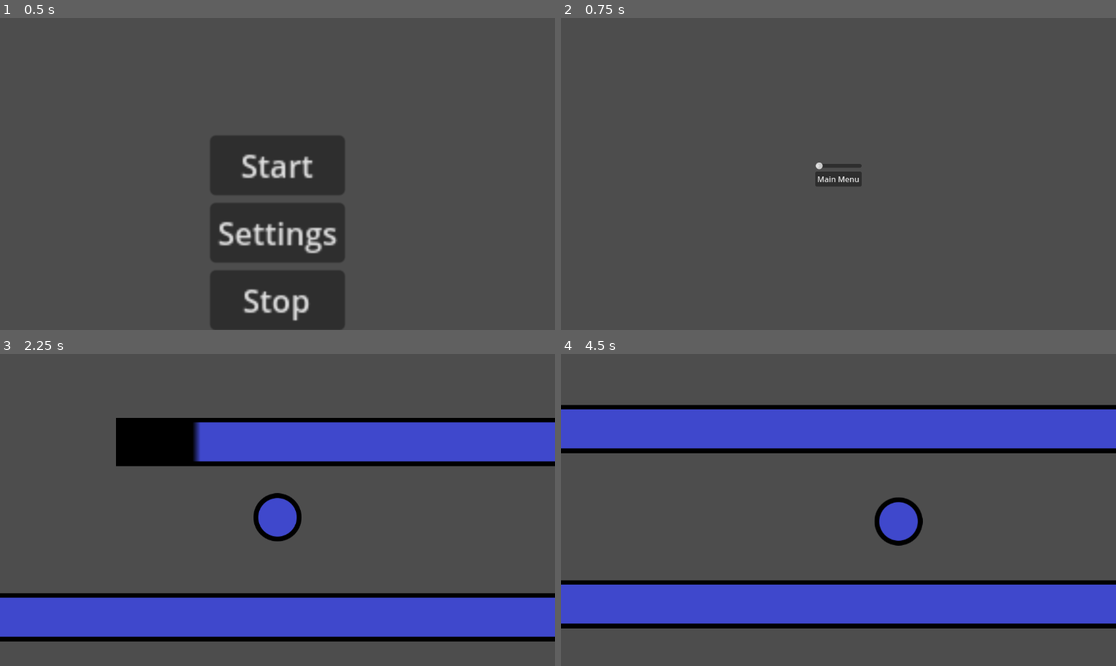
Above: before the commit, frames 1-4 (two rows, left to right).
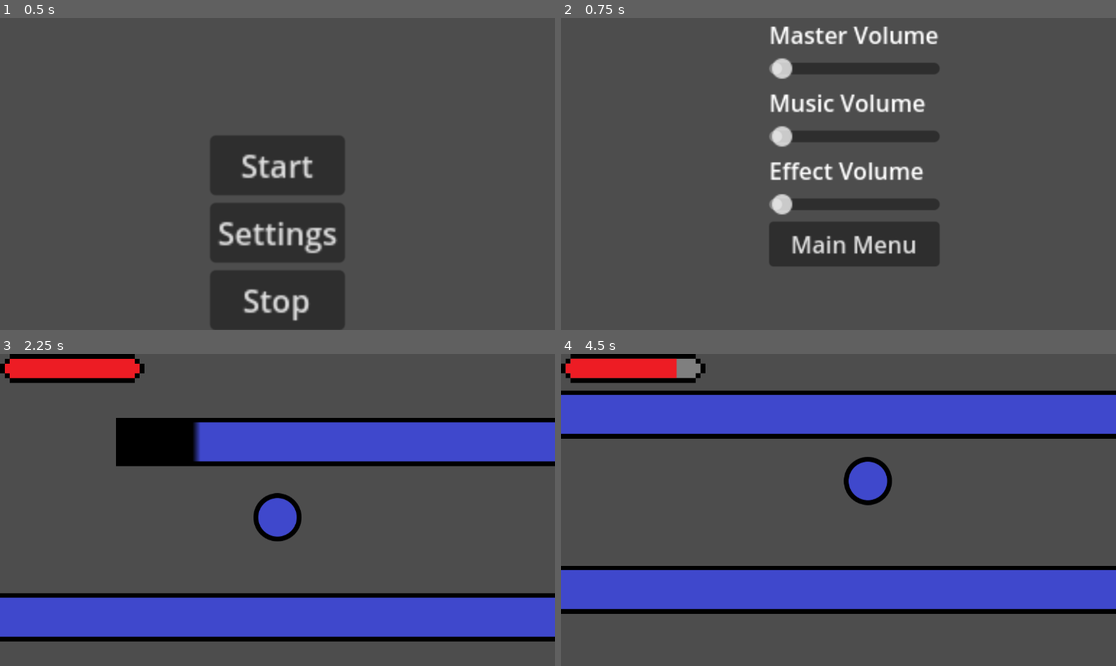
Above: after the commit, the same moments.

Repository: MetalBoy0/Bulgeon
Game: Godot game, scene res://Main Menu/MainMenu.tscn
The game is run twice, just before and just after one commit, with the same random seed, the same clock (stepped at 60 frames per second) and the same inputs.
Inputs (mouse positions are in pixels of both pictures, inside the frame that each line leads up to):
- Up to frame 1 (0.5 s): no input
- Up to frame 2 (0.75 s): click "Settings" at 0.5 s
- Up to frame 3 (2.25 s): click "Main Menu" at 1.25 s; click "Start" at 2 s
- Up to frame 4 (4.5 s): move the mouse to (960, 494) at 2.77 s; hold D (move_right) 2.78-4.28 s; tap W (jump) at 2.85, 3.02, 3.32, 3.6, 3.77, 4.07, 4.35 s; click (960, 494) at 2.92 s; move the mouse to (727, 525) at 3.52 s; click (727, 525) at 3.67 s; move the mouse to (894, 441) at 4.27 s; hold A (move_left) from 4.28 s (still down); click (894, 441) at 4.42 s

Frame 1 is identical in both runs. In frame 2, 10% of the frame differs, in the area x 37-69%, y 2-80%; in frame 3, 2.3%; in frame 4, 29%, in the area x 0-100%, y 0-88%.

Commit message:
Added Health Bar and Settings

Diff:
--- /dev/null
+++ b/CanvasLayer.gd
@@ -0,0 +1,11 @@
+extends CanvasLayer
+
+
+# Called when the node enters the scene tree for the first time.
+func _ready():
+	pass # Replace with function body.
+
+
+# Called every frame. 'delta' is the elapsed time since the previous frame.
+func _process(delta):
+	pass
--- /dev/null
+++ b/HealthBar.gd
@@ -0,0 +1,14 @@
+extends TextureProgressBar
+
+@export var player: CharacterBody2D
+@export var camera: Camera2D
+@export var offset: Vector2
+func update():
+	value = player.currentHealth * 100 / player.maxHealth
+# Called when the node enters the scene tree for the first time.
+func _ready():
+	player.healthChanged.connect(update)
+	update()
+# Gets position where health bar should be.
+func _process(delta):
+	position = camera.get_screen_center_position() - camera.get_viewport_rect().size / 2 + offset
--- a/Main Menu/MainMenu.gd
+++ b/Main Menu/MainMenu.gd
@@ -1,14 +1,14 @@
 extends Control
 
 
-
+#Goes To Main Scene
 func _on_start_pressed():
 	get_tree().change_scene_to_file("res://Main.tscn")
 
+#Goes To Settings Scene
+func _on_settings_pressed():
+	get_tree().change_scene_to_file("res://Settings/Settings.tscn")
 
-func _on_settings_pressed():
-	get_tree().change_scene_to_file("res://Settings.tscn")
-
-
+#Quits Out Of Godot
 func _on_stop_pressed():
 	get_tree().quit()
--- a/Main.tscn
+++ b/Main.tscn
@@ -1,8 +1,11 @@
-[gd_scene load_steps=7 format=3 uid="uid://bucsmlh87n4b4"]
+[gd_scene load_steps=10 format=3 uid="uid://bucsmlh87n4b4"]
 
 [ext_resource type="Script" path="res://Player Stuff/PlayerContoller.gd" id="1_ul7q4"]
 [ext_resource type="Texture2D" uid="uid://b8lvvprvqcbhb" path="res://Player Stuff/Animation/Anim.png" id="2_nam2j"]
 [ext_resource type="Texture2D" uid="uid://c14vqarvjf4in" path="res://TestObsticals/Wall.png" id="3_bsgji"]
+[ext_resource type="Texture2D" uid="uid://hjktynu43c1q" path="res://Player Stuff/Health/Health_Bar_Under.png" id="3_mo4hd"]
+[ext_resource type="Texture2D" uid="uid://cjx7xk3la1t25" path="res://Player Stuff/Health/Health_Bar_Progress.png" id="4_umhaq"]
+[ext_resource type="Script" path="res://HealthBar.gd" id="5_d3018"]
 
 [sub_resource type="CircleShape2D" id="CircleShape2D_tvq21"]
 radius = 50.01
@@ -14,24 +17,28 @@
 
 [node name="Node2D" type="Node2D"]
 
-[node name="CharacterBody2D" type="CharacterBody2D" parent="."]
+[node name="CharacterBody2D" type="CharacterBody2D" parent="." node_paths=PackedStringArray("hurtBox", "hurtTimer")]
 script = ExtResource("1_ul7q4")
-maxSpeed = 1000.0
-jumpForce = 700.0
+maxHealth = 100
+hurtBox = NodePath("CollisionShape2D")
+hurtTimer = NodePath("Timer")
 
 [node name="Sprite2D" type="Sprite2D" parent="CharacterBody2D"]
 texture = ExtResource("2_nam2j")
 
 [node name="PlayerCamera" type="Camera2D" parent="CharacterBody2D"]
 process_callback = 0
-position_smoothing_enabled = true
 drag_horizontal_enabled = true
 drag_vertical_enabled = true
+editor_draw_screen = false
 editor_draw_drag_margin = true
 
 [node name="CollisionShape2D" type="CollisionShape2D" parent="CharacterBody2D"]
 shape = SubResource("CircleShape2D_tvq21")
 one_way_collision_margin = 36.5
+
+[node name="Timer" type="Timer" parent="CharacterBody2D"]
+wait_time = 0.25
 
 [node name="Wall" type="Node2D" parent="."]
 position = Vector2(1, 223)
@@ -77,3 +84,20 @@
 shape = SubResource("RectangleShape2D_opgwy")
 one_way_collision_margin = 55.0
 debug_color = Color(0, 0.60052, 0.696994, 0.42)
+
+[node name="CanvasLayer" type="CanvasLayer" parent="."]
+process_mode = 3
+follow_viewport_enabled = true
+
+[node name="TextureProgressBar" type="TextureProgressBar" parent="CanvasLayer" node_paths=PackedStringArray("player", "camera")]
+z_index = 1
+z_as_relative = false
+offset_left = -500.0
+offset_top = -250.0
+offset_right = -200.0
+offset_bottom = -190.0
+texture_under = ExtResource("3_mo4hd")
+texture_progress = ExtResource("4_umhaq")
+script = ExtResource("5_d3018")
+player = NodePath("../../CharacterBody2D")
+camera = NodePath("../../CharacterBody2D/PlayerCamera")
--- a/Player Stuff/PlayerContoller.gd
+++ b/Player Stuff/PlayerContoller.gd
@@ -1,9 +1,17 @@
 extends CharacterBody2D
+
+signal healthChanged
 
 @export var maxSpeed: float = 500
 @export var acceleration: float = 50;
 @export var gravity: float = 1000
 @export var jumpForce: float = 500
+@export var maxHealth: int;
+@onready var currentHealth: int = maxHealth
+@export var hurtBox: CollisionShape2D
+@export var hurtTimer: Timer
+
+var isHurt: bool = false
 
 # Called when the node enters the scene tree for the first time.
 
@@ -24,9 +32,24 @@
 	if !is_on_floor():
 		velocity.y += gravity * delta
 	move_and_slide()
+	if !isHurt:
+		if Input.is_mouse_button_pressed(MOUSE_BUTTON_LEFT):
+			#hurtByEnemy(hurtBox)
+			hurtByEnemy()
+		#for area in hurtBox.get_overlapping_areas():
+			#if area.name == "hitbox":
+				#hurtByEnemy(area)
 
-
-
+#func hurtByEnemy(area):
+func hurtByEnemy():
+	currentHealth -= 10 #enemyDamage
+	if currentHealth < 0:
+		currentHealth = maxHealth
+	isHurt = true
+	hurtTimer.start()
+	await hurtTimer.timeout
+	isHurt = false
+	healthChanged.emit()
 func _ready():
 	pass # Replace with function body.
 
@@ -34,4 +57,5 @@
 
 # Called every frame. 'delta' is the elapsed time since the previous frame.
 func _process(delta):
-	pass
+	if Input.is_key_pressed(KEY_ESCAPE):
+		get_tree().change_scene_to_file("res://Main Menu/MainMenu.tscn")
--- a/Settings.tscn
+++ /dev/null
@@ -1,38 +0,0 @@
-[gd_scene load_steps=2 format=3 uid="uid://ciducktrylvd"]
-
-[ext_resource type="Script" path="res://Settings.gd" id="1_kwt8s"]
-
-[node name="Settings" type="Control"]
-layout_mode = 3
-anchors_preset = 15
-anchor_right = 1.0
-anchor_bottom = 1.0
-grow_horizontal = 2
-grow_vertical = 2
-script = ExtResource("1_kwt8s")
-
-[node name="MarginContainer" type="MarginContainer" parent="."]
-layout_mode = 1
-anchors_preset = 8
-anchor_left = 0.5
-anchor_top = 0.5
-anchor_right = 0.5
-anchor_bottom = 0.5
-offset_left = -20.0
-offset_top = -20.0
-offset_right = 20.0
-offset_bottom = 20.0
-grow_horizontal = 2
-grow_vertical = 2
-
-[node name="VBoxContainer" type="VBoxContainer" parent="MarginContainer"]
-layout_mode = 2
-
-[node name="HSlider" type="HSlider" parent="MarginContainer/VBoxContainer"]
-layout_mode = 2
-
-[node name="MainMenu" type="Button" parent="MarginContainer/VBoxContainer"]
-layout_mode = 2
-text = "Main Menu"
-
-[connection signal="pressed" from="MarginContainer/VBoxContainer/MainMenu" to="." method="_on_main_menu_pressed"]
--- a/Settings.gd
+++ b/Settings/Settings.gd
@@ -1,6 +1,6 @@
 extends Control
 
 
-
+#Go Back To Main Menu Scene
 func _on_main_menu_pressed():
 	get_tree().change_scene_to_file("res://Main Menu/MainMenu.tscn")
--- /dev/null
+++ b/Settings/Settings.tscn
@@ -0,0 +1,58 @@
+[gd_scene load_steps=3 format=3 uid="uid://ciducktrylvd"]
+
+[ext_resource type="Script" path="res://Settings/Settings.gd" id="1_uel2v"]
+[ext_resource type="Script" path="res://Settings/Volume.gd" id="2_b3i3d"]
+
+[node name="Settings" type="Control"]
+layout_mode = 3
+anchors_preset = 15
+anchor_right = 1.0
+anchor_bottom = 1.0
+grow_horizontal = 2
+grow_vertical = 2
+script = ExtResource("1_uel2v")
+
+[node name="MarginContainer" type="MarginContainer" parent="."]
+layout_mode = 0
+offset_left = 432.0
+offset_right = 528.0
+offset_bottom = 51.0
+scale = Vector2(3, 3)
+
+[node name="VBoxContainer" type="VBoxContainer" parent="MarginContainer"]
+layout_mode = 2
+
+[node name="Master Volume Text" type="Label" parent="MarginContainer/VBoxContainer"]
+layout_mode = 2
+text = "Master Volume"
+
+[node name="Master Volume" type="HSlider" parent="MarginContainer/VBoxContainer"]
+layout_mode = 2
+script = ExtResource("2_b3i3d")
+bus_name = "Master"
+
+[node name="Music Volume Text" type="Label" parent="MarginContainer/VBoxContainer"]
+layout_mode = 2
+text = "Music Volume"
+
+[node name="Music Volume" type="HSlider" parent="MarginContainer/VBoxContainer"]
+layout_mode = 2
+script = ExtResource("2_b3i3d")
+bus_name = "Music"
+
+[node name="Effect Volume Text" type="Label" parent="MarginContainer/VBoxContainer"]
+layout_mode = 2
+text = "Effect Volume"
+
+[node name="Effect Volume" type="HSlider" parent="MarginContainer/VBoxContainer"]
+layout_mode = 2
+script = ExtResource("2_b3i3d")
+bus_name = "Effect"
+
+[node name="MainMenu" type="Button" parent="MarginContainer/VBoxContainer"]
+layout_mode = 2
+text = "Main Menu"
+
+[connection signal="changed" from="MarginContainer/VBoxContainer/Master Volume" to="." method="_on_master_volume_changed"]
+[connection signal="drag_ended" from="MarginContainer/VBoxContainer/Master Volume" to="." method="_on_master_volume_drag_ended"]
+[connection signal="pressed" from="MarginContainer/VBoxContainer/MainMenu" to="." method="_on_main_menu_pressed"]
--- /dev/null
+++ b/Settings/Volume.gd
@@ -0,0 +1,21 @@
+extends HSlider
+
+
+@export
+var bus_name: String
+
+var bus_index: int
+
+func _ready() -> void:
+	bus_index = AudioServer.get_bus_index(bus_name)
+	value_changed.connect(_on_value_changed)
+
+	value = db_to_linear(
+		AudioServer.get_bus_volume_db(bus_index)
+	)
+
+func _on_value_changed(value: float) -> void:
+	AudioServer.set_bus_volume_db(
+		bus_index,
+		linear_to_db(value)
+	)
--- /dev/null
+++ b/default_bus_layout.tres
@@ -0,0 +1,15 @@
+[gd_resource type="AudioBusLayout" format=3 uid="uid://btpqi8hdiyxm0"]
+
+[resource]
+bus/1/name = &"Music"
+bus/1/solo = false
+bus/1/mute = false
+bus/1/bypass_fx = false
+bus/1/volume_db = 0.0
+bus/1/send = &"Master"
+bus/2/name = &"Effect"
+bus/2/solo = false
+bus/2/mute = false
+bus/2/bypass_fx = false
+bus/2/volume_db = 0.0
+bus/2/send = &"Master"
--- a/project.godot
+++ b/project.godot
@@ -32,3 +32,7 @@
 "events": [Object(InputEventKey,"resource_local_to_scene":false,"resource_name":"","device":0,"window_id":0,"alt_pressed":false,"shift_pressed":false,"ctrl_pressed":false,"meta_pressed":false,"pressed":false,"keycode":0,"physical_keycode":87,"key_label":0,"unicode":0,"echo":false,"script":null)
 ]
 }
+
+[layer_names]
+
+2d_render/layer_1="GUI"
Binary file added: Player Stuff/Health/Health_Bar.png
Not shown, added: Player Stuff/Health/Health_Bar.png.import
Binary file added: Player Stuff/Health/Health_Bar_Progress.png
Not shown, added: Player Stuff/Health/Health_Bar_Progress.png.import
Binary file added: Player Stuff/Health/Health_Bar_Under.png
Not shown, added: Player Stuff/Health/Health_Bar_Under.png.import
